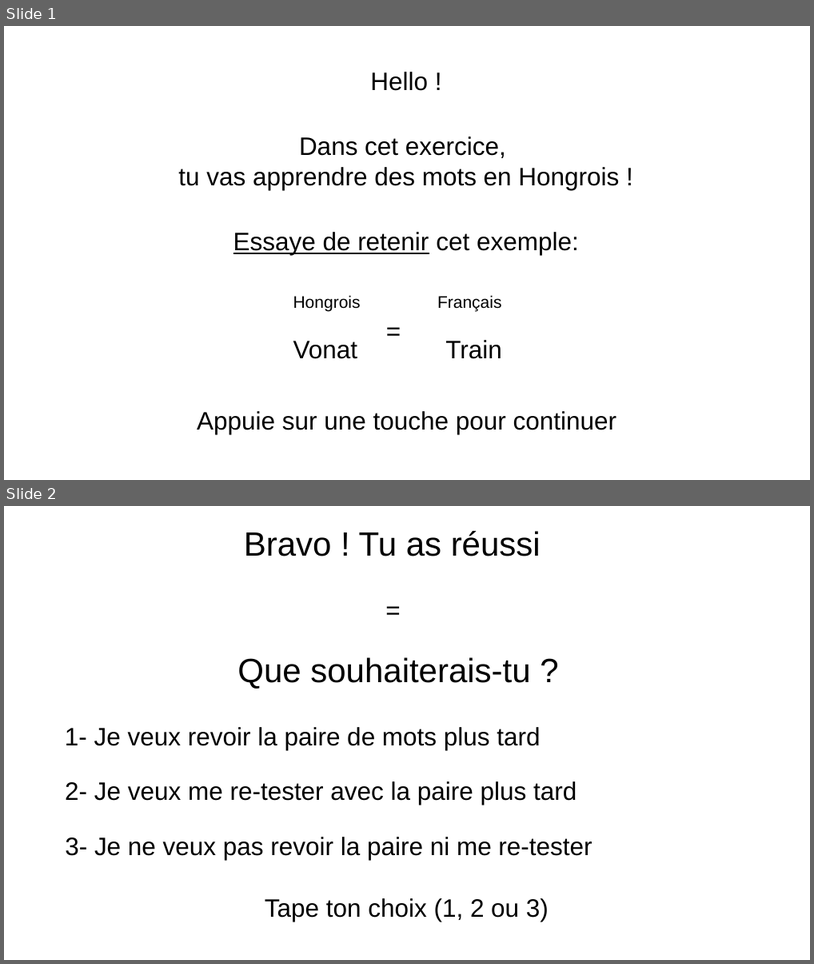
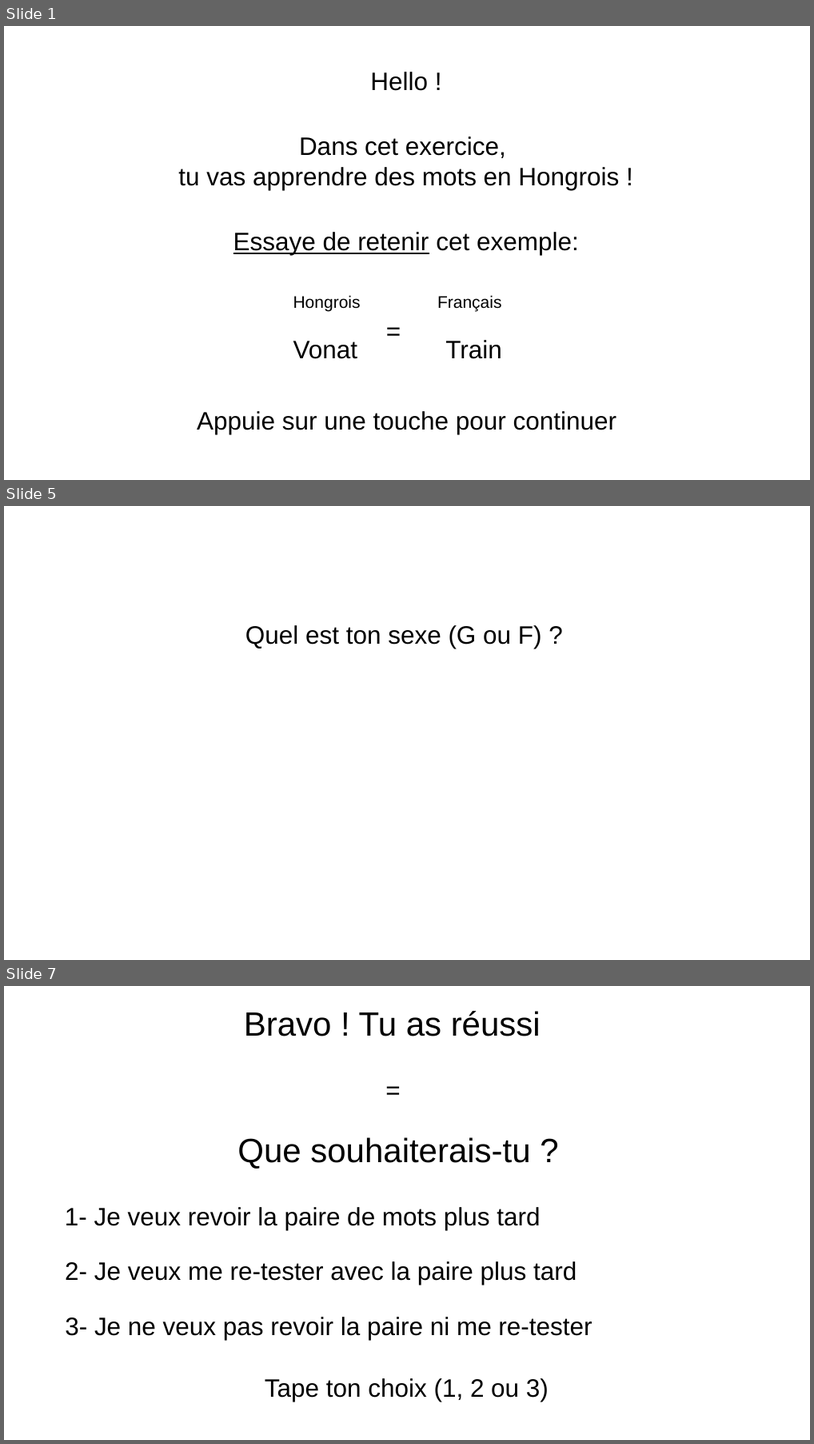
Before and after one commit to AlessandroCuozzo/Psycho, a slide deck: images/Images NEW.pptx. Shown one above the other, each under a label of ours: slides 1 and 2 before the commit, slides 1, 5 and 7 after it; the slides between them are not shown. The pictures are 814x964 and 814x1444 pixels, drawn with LibreOffice and Linux fonts; fonts in the diff are those of the drawing. Boxes give left, top, right and bottom in pixels: in the first picture for what was removed or moved away, otherwise in the second. Text is boxed around its words. In the diff, an @@ line names an element or a change of style, - is before the commit and + after.

```diff
--- a/images/Images NEW.pptx
+++ b/images/Images NEW.pptx
@@ slide 5 added at box(4, 506, 810, 960), background #FFFFFF @@
@@ text added at box(246, 625, 542, 648), 30 pt, text #000000 @@
+Quel est ton sexe (G ou F) ?
@@ what was slide 2 is now slide 7 @@
```
Also in this commit, not shown: 4 other slides added, 48 other files.
